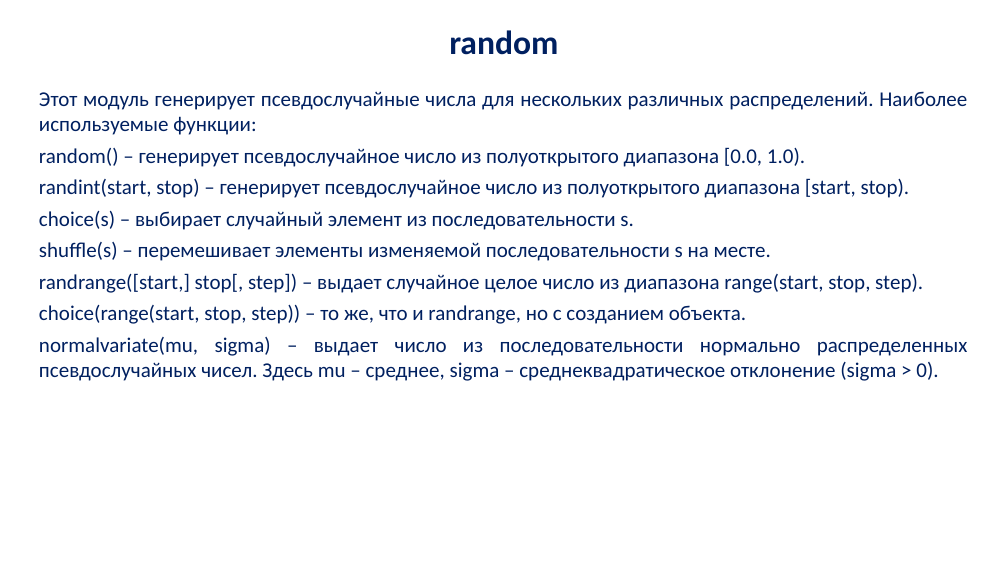
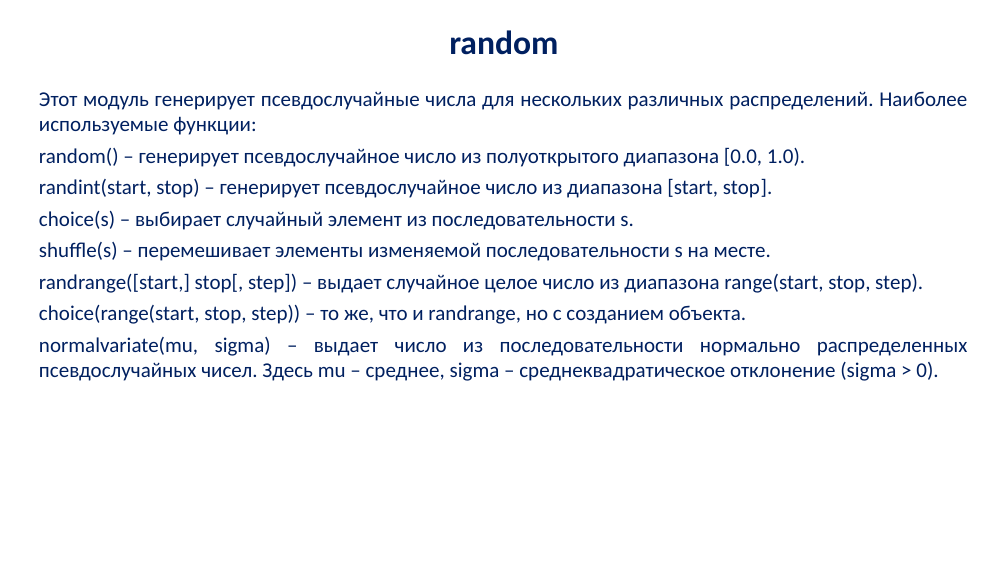
Before and after one commit to vamishnin/PythonCoursePro, a slide deck: slide 4 of Lectures/py_lec_7.pptx. Drawn at 1008x567 pixels with LibreOffice and Linux fonts; fonts in the diff are those of the drawing; background and template pictures are left out. Boxes give left, top, right and bottom in pixels: in the first picture for what was removed or moved away, otherwise in the second. Text is boxed around its words. In the diff, an @@ line names an element or a change of style, - is before the commit and + after.

```diff
--- a/Lectures/py_lec_7.pptx
+++ b/Lectures/py_lec_7.pptx
@@ text at (x1=39, y1=178, x2=772, y2=198): text changed @@
-randint(start, stop) – генерирует псевдослучайное число из полуоткрытого диапазона [start, stop).
+randint(start, stop) – генерирует псевдослучайное число из диапазона [start, stop].
```
Also in this commit, not shown: 1 other slide changed, 20 other files.
